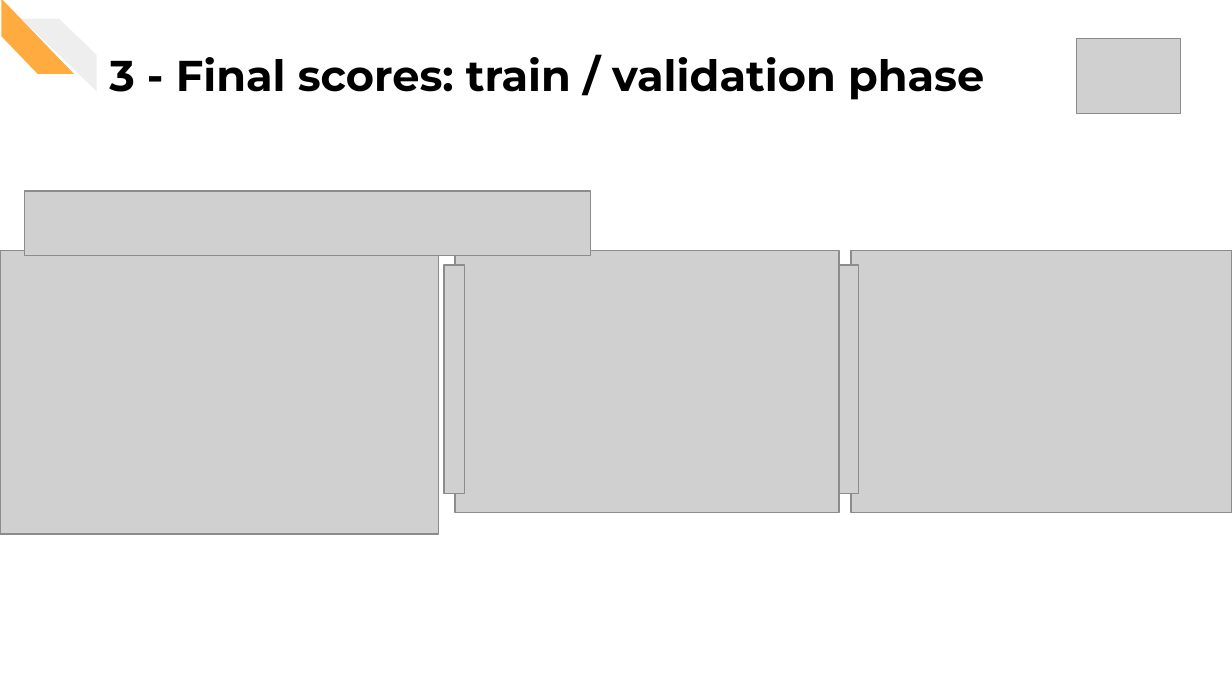
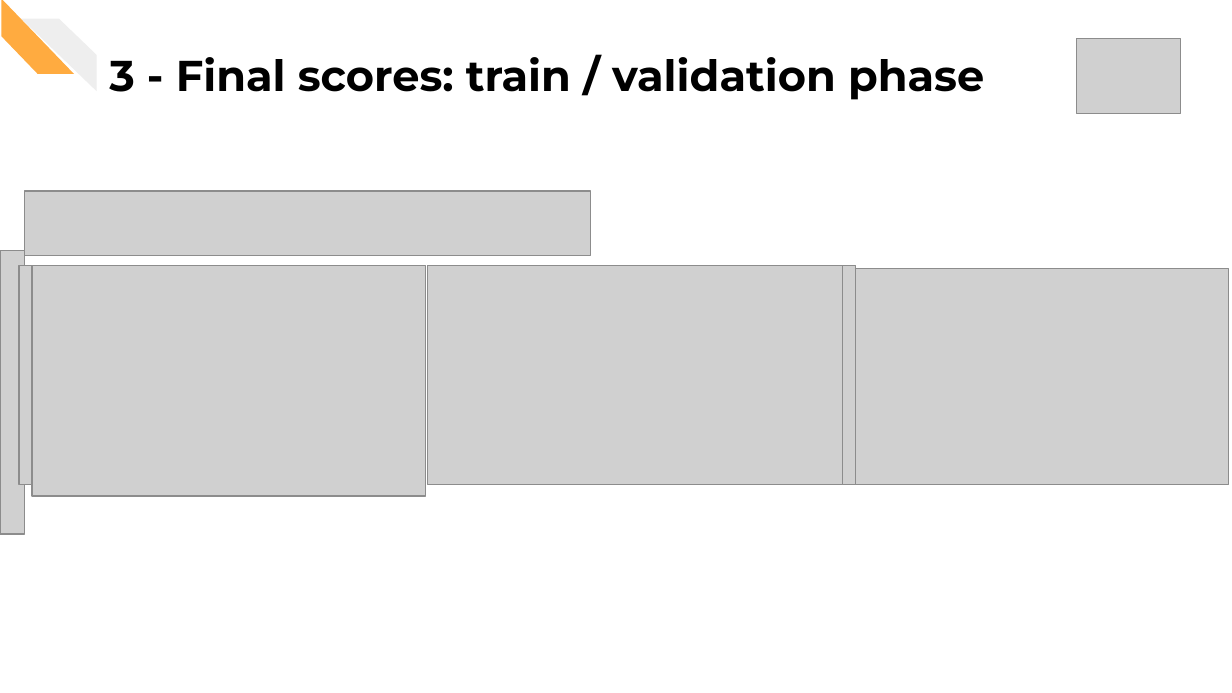
Before and after one commit to CorsiDanilo/bitcoin-price-prediction-with-pyspark, a slide deck: slide 30 of presentation/presentation.pptx. Drawn at 1232x693 pixels with LibreOffice and Linux fonts; fonts in the diff are those of the drawing; grey boxes stand for pictures. Boxes give left, top, right and bottom in pixels: in the first picture for what was removed or moved away, otherwise in the second. Text is boxed around its words. In the diff, an @@ line names an element or a change of style, - is before the commit and + after.

```diff
--- a/presentation/presentation.pptx
+++ b/presentation/presentation.pptx
@@ picture resized from (x1=0, y1=250, x2=439, y2=533) to (x1=0, y1=250, x2=25, y2=533) @@
@@ picture added at (x1=18, y1=265, x2=32, y2=484) @@
@@ picture added at (x1=32, y1=265, x2=425, y2=496) @@
@@ picture resized from (x1=455, y1=250, x2=839, y2=513) to (x1=428, y1=265, x2=843, y2=484) @@
@@ picture removed at (x1=444, y1=265, x2=464, y2=493) @@
@@ picture resized from (x1=839, y1=265, x2=859, y2=493) to (x1=843, y1=265, x2=856, y2=484) @@
@@ picture resized from (x1=851, y1=250, x2=1232, y2=513) to (x1=845, y1=269, x2=1228, y2=484) @@
```
Also in this commit, not shown: 1 other slide changed.
